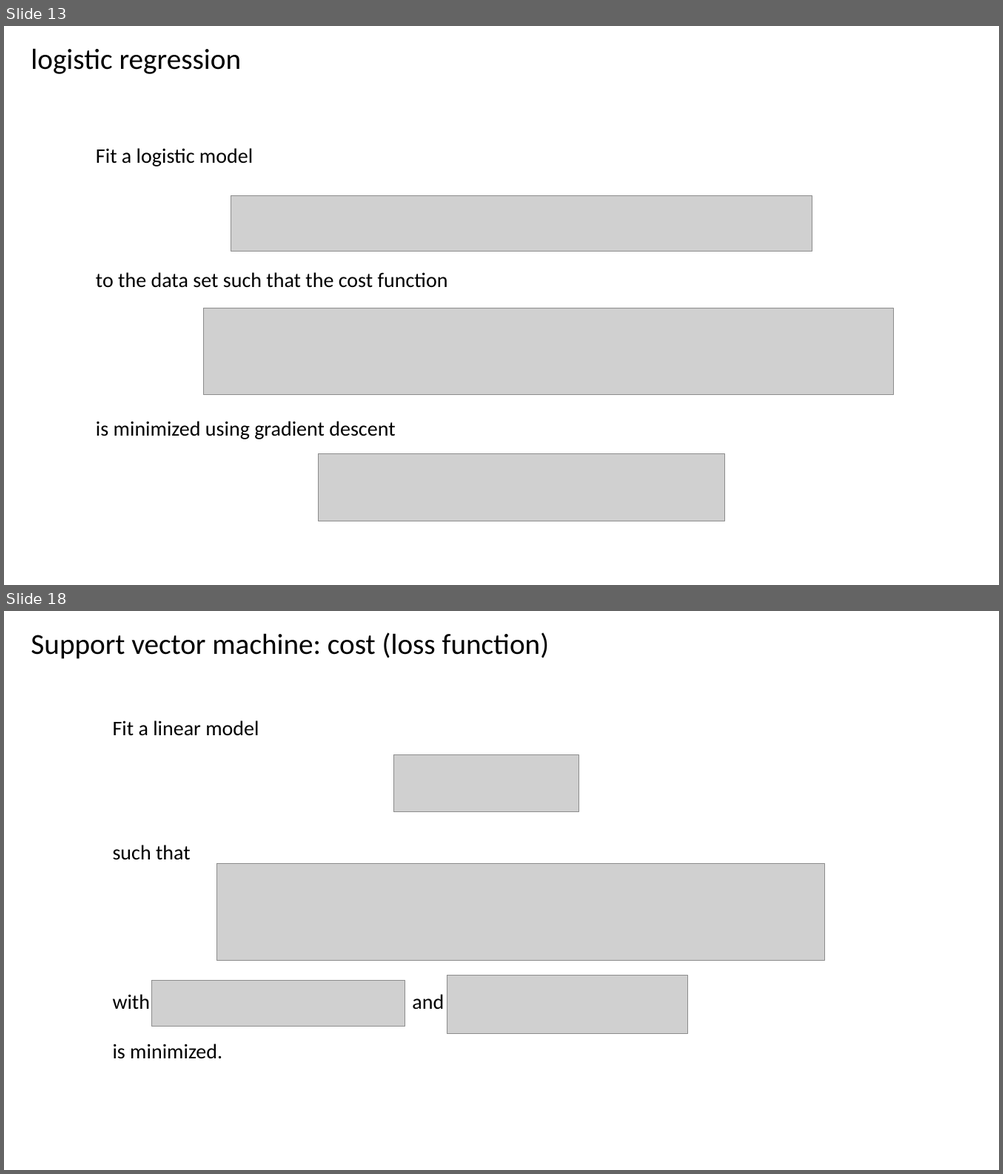
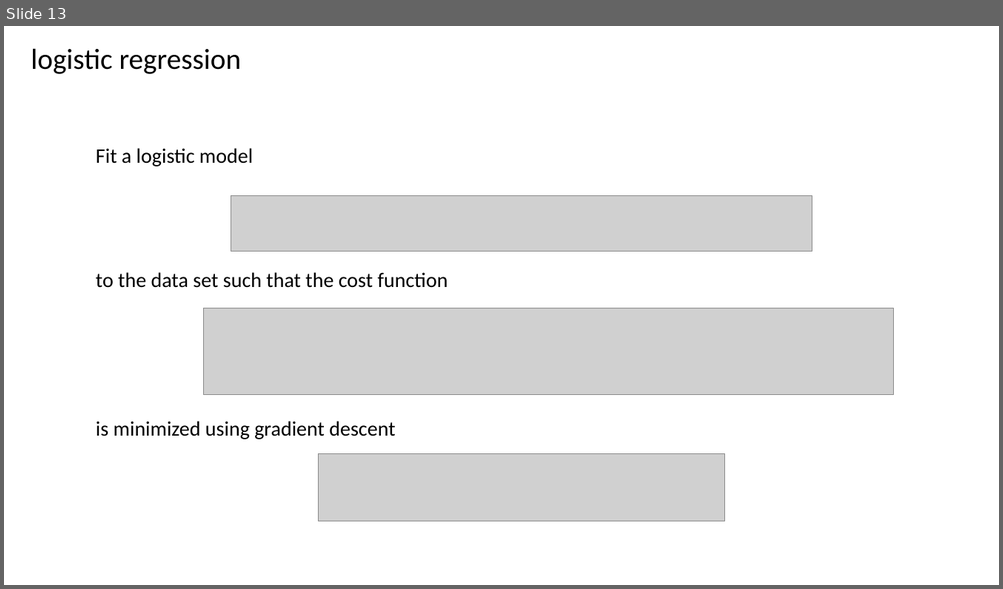
Before and after one commit to CompOmics/ML_AI_Analytical_Chemistry_Course, a slide deck: 01_Foundations/slides/1_3_logistic_regression.pptx. Shown one above the other, each under a label of ours: slides 13 and 18 before the commit, slide 13 after it; the slides between them are not shown. The pictures are 1003x1174 and 1003x589 pixels, drawn with LibreOffice and Linux fonts; fonts in the diff are those of the drawing; grey boxes stand for pictures. Boxes give left, top, right and bottom in pixels: in the first picture for what was removed or moved away, otherwise in the second. Text is boxed around its words. In the diff, an @@ line names an element or a change of style, - is before the commit and + after.

```diff
--- a/01_Foundations/slides/1_3_logistic_regression.pptx
+++ b/01_Foundations/slides/1_3_logistic_regression.pptx
@@ slide 18 removed at [4,611,999,1170], background #FFFFFF @@
@@ text removed at [31,632,549,659] @@
-Support vector machine: cost (loss function)
@@ text removed at [113,721,259,1059] @@
-Fit a linear model
-such that
-with and
-is minimized.
@@ picture removed at [393,755,578,812] @@
@@ picture removed at [216,864,824,960] @@
@@ picture removed at [151,980,404,1026] @@
@@ picture removed at [447,976,688,1034] @@
```
Also in this commit, not shown: 25 other slides removed, 25 other files.
